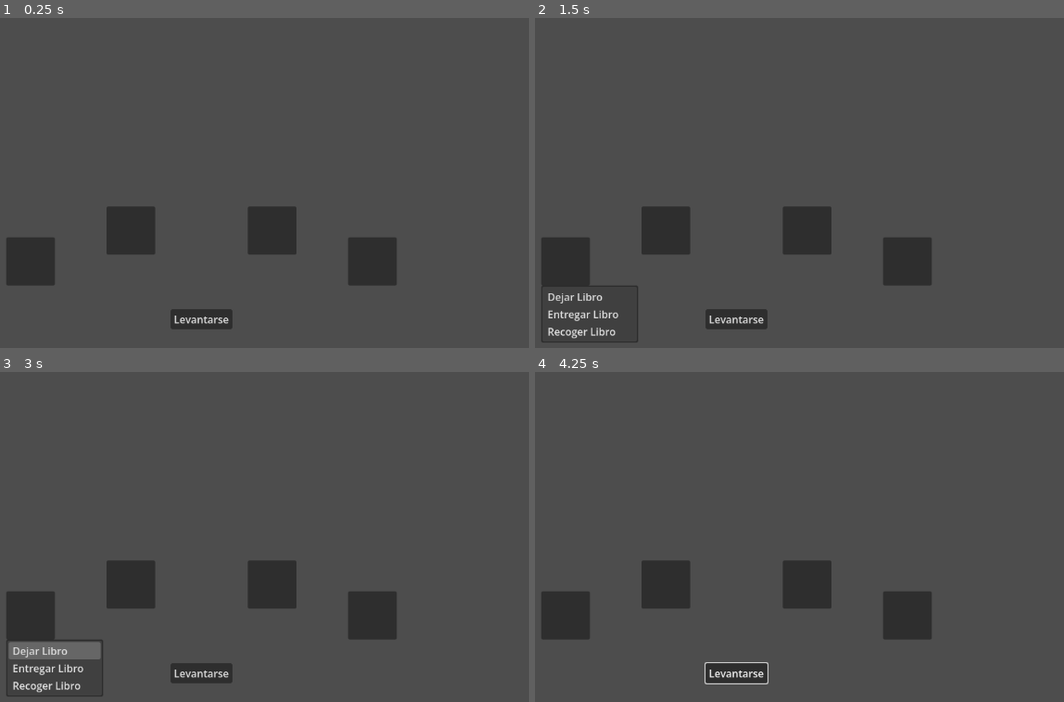
Above: before the commit, frames 1-4 (two rows, left to right).
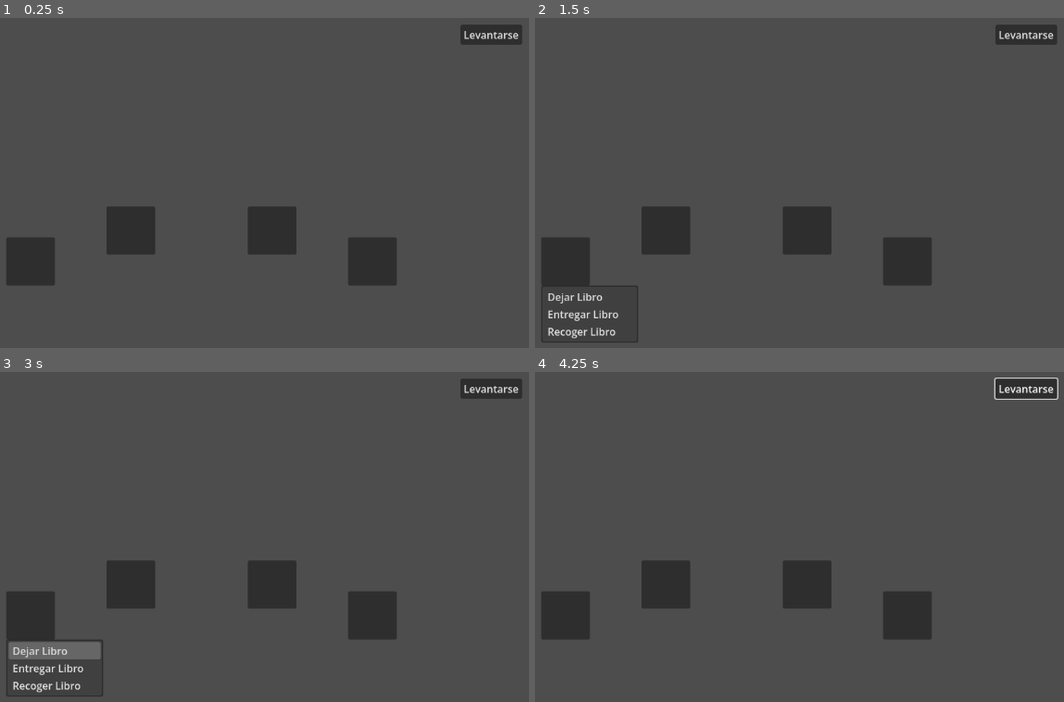
Above: after the commit, the same moments.

Repository: UrtaroPrograms/Library-of-Doppelgangers
Game: Godot game, scene res://Escenas/Escritorio/escritorio_escena.tscn
The game is run twice, just before and just after one commit, with the same random seed, the same clock (stepped at 60 frames per second) and the same inputs. This scene is started directly instead of the project's main scene.
Inputs (mouse positions are in pixels of both pictures, inside the frame that each line leads up to):
- Up to frame 1 (0.25 s): no input
- Up to frame 2 (1.5 s): click "Levantarse" at 0.5 s; click (566, 262) at 1.27 s
- Up to frame 3 (3 s): tap Enter at 2 s; hold Right (move_right) 2.03-2.78 s; tap Z (Interact) at 2.1, 2.85 s; tap Space at 2.75 s; hold Down (move_down) from 2.78 s (still down)
- Up to frame 4 (4.25 s): tap Enter at 3.5 s; release Down (move_down) at 3.53 s; hold Right (move_right) from 3.53 s (still down); tap Z (Interact) at 3.6 s

The runs differ from the first frame. In frame 1, 1.3% of the frame differs, in the area x 32-99%, y 1-95%; in frame 2, 1.3%; in frame 3, 1.3%; in frame 4, 1.4%.
Error before the commit: Invalid call. Nonexistent function '_depositItem' in base 'Nil'. (res://Escenas/Escritorio/slot_escritorio.gd:31)
Error after the commit: Invalid call. Nonexistent function '_depositItem' in base 'Nil'. (res://Escenas/Escritorio/slot_escritorio.gd:33)

Commit message:
Traido Dev-Lautaro a la par del main

Diff:
--- /dev/null
+++ b/library-of-doppelgangers/Arte/TileSet_Biblioteca.tres
@@ -0,0 +1,46 @@
+[gd_resource type="TileSet" format=3 uid="uid://dhg710khxcmwg"]
+
+[ext_resource type="Texture2D" uid="uid://syfc55ottvw0" path="res://Arte/TileSheet_Biblioteca.png" id="1_0pro1"]
+
+[sub_resource type="TileSetAtlasSource" id="TileSetAtlasSource_4ro0c"]
+texture = ExtResource("1_0pro1")
+texture_region_size = Vector2i(32, 32)
+0:0/0 = 0
+0:0/0/physics_layer_0/polygon_0/points = PackedVector2Array(-16, -16, 16, -16, 16, 16, -16, 16)
+0:1/0 = 0
+1:1/0 = 0
+3:1/0 = 0
+3:1/0/physics_layer_0/polygon_0/points = PackedVector2Array(-16, -16, 16, -16, 16, 16, -16, 16)
+4:1/0 = 0
+4:1/0/physics_layer_0/polygon_0/points = PackedVector2Array(-16, -16, 16, -16, 16, 16, -16, 16)
+6:1/0 = 0
+3:2/0 = 0
+3:2/0/physics_layer_0/polygon_0/points = PackedVector2Array(-16, -16, 16, -16, 16, 16, -16, 16)
+4:2/0 = 0
+4:2/0/physics_layer_0/polygon_0/points = PackedVector2Array(-16, -16, 16, -16, 16, 16, -16, 16)
+6:2/0 = 0
+6:2/0/physics_layer_0/polygon_0/points = PackedVector2Array(-16, -16, 16, -16, 16, 16, -16, 16)
+0:3/0 = 0
+1:3/0 = 0
+1:4/0 = 0
+1:4/0/physics_layer_0/polygon_0/points = PackedVector2Array(-10.935671, -16, 10.823797, -16, 10.879736, 7.131958, 16, 10.879734, 16, 16, -16, 16, -16, 11.215355, -10.935671, 6.9082108)
+3:4/0 = 0
+3:4/0/physics_layer_0/polygon_0/points = PackedVector2Array(-16, -16, 16, -16, 16, 16, -16, 16)
+4:4/0 = 0
+4:4/0/physics_layer_0/polygon_0/points = PackedVector2Array(-16, -16, 16, -16, 16, 16, -16, 16)
+6:4/0 = 0
+0:5/0 = 0
+0:5/0/physics_layer_0/polygon_0/points = PackedVector2Array(-16, 7.6821003, 16, 7.7497826, 16, 16, -16, 16)
+3:5/0 = 0
+3:5/0/physics_layer_0/polygon_0/points = PackedVector2Array(-16, -16, 16, -16, 16, 16, -16, 16)
+4:5/0 = 0
+4:5/0/physics_layer_0/polygon_0/points = PackedVector2Array(-16, -16, 16, -16, 16, 16, -16, 16)
+6:5/0 = 0
+6:5/0/physics_layer_0/polygon_0/points = PackedVector2Array(-16, -16, 16, -16, 16, 16, -16, 16)
+0:7/0 = 0
+0:7/0/physics_layer_0/polygon_0/points = PackedVector2Array(-0.12284851, -16, 16, -16, 16, 8.885853, 0.04094696, 8.722057)
+
+[resource]
+tile_size = Vector2i(32, 32)
+physics_layer_0/collision_layer = 1
+sources/1 = SubResource("TileSetAtlasSource_4ro0c")
--- /dev/null
+++ b/library-of-doppelgangers/Escenas/Biblioteca/TileSet_Biblioteca.tscn
@@ -0,0 +1,6 @@
+[gd_scene format=3 uid="uid://73s6v7oa40a5"]
+
+[ext_resource type="TileSet" uid="uid://dhg710khxcmwg" path="res://Arte/TileSet_Biblioteca.tres" id="1_k2ukr"]
+
+[node name="TileMapLayer" type="TileMapLayer" unique_id=212669544]
+tile_set = ExtResource("1_k2ukr")
--- a/library-of-doppelgangers/Escenas/Escritorio/escritorio_escena.gd
+++ b/library-of-doppelgangers/Escenas/Escritorio/escritorio_escena.gd
@@ -1,15 +1,55 @@
 extends Node2D
+var Cliente
+var Nombres = ["Jhonn", "Jhonny", "Jhonna", "Julia"]
+var Libros = ["La Historia del Universo enterita", "El Percebe Feo", "La Librería de los Doppelgangers","Las Aventuras de Pepe"]
+var escenaDerrota = preload("res://Escenas/Victoria y Derrota/escena_derrota.tscn").instantiate() #Cargamos la escena de derrota para luego poder pasar a ella.
+var slots
+var clienteEsperando = false
 
 signal Levantarse
 # Called when the node enters the scene tree for the first time.
 func _ready() -> void:
-	pass
-
+	slots = get_tree().get_nodes_in_group("Slots Escritorio")
+	if Global.Cliente_en_escritorio && !clienteEsperando:
+		Cliente = preload("res://Escenas/NPCs/npc_cliente.tscn").instantiate()
+		add_child(Cliente)
+		Cliente.generador = Global.Generador
+		Cliente.Nombre_Cliente = Nombres.pick_random()
+		Cliente.Libro_Pedido = Libros.pick_random()
+		for each in slots:
+			each.entregar_libro.connect(Cliente.recibir_libro)
+		clienteEsperando = true
 
 # Called every frame. 'delta' is the elapsed time since the previous frame.
 func _process(delta: float) -> void:
-	pass
-
+	if is_instance_valid(Cliente):
+		Cliente.global_position = Vector2(570.0, 290.0)
+	hablar()
 
 func _on_levantarse_pressed():	#Al apretar el botón, nos levantamos y volvemos a la escena original.
 	emit_signal("Levantarse")
+
+func hablar():
+	if Input.is_action_just_pressed("Interact") && clienteEsperando:
+		Cliente.Pedir_Libro()
+
+
+func chequearCliente():
+	if Global.Cliente_en_escritorio && !clienteEsperando:
+		Cliente = preload("res://Escenas/NPCs/npc_cliente.tscn").instantiate()
+		add_child(Cliente)
+		Cliente.generador = Global.Generador
+		Cliente.Nombre_Cliente = Nombres.pick_random()
+		Cliente.Libro_Pedido = Libros.pick_random()
+		for each in slots:
+			each.entregar_libro.connect(Cliente.recibir_libro)
+		clienteEsperando = true
+
+
+func derrota(mensaje: String):
+	var arbolActual = get_tree()
+	var escenaActual = arbolActual.get_current_scene()
+	escenaDerrota.mensaje = mensaje
+	arbolActual.get_root().add_child(escenaDerrota)
+	arbolActual.get_root().remove_child(escenaActual)
+	arbolActual.set_current_scene(escenaDerrota)
--- a/library-of-doppelgangers/Escenas/Escritorio/escritorio_escena.tscn
+++ b/library-of-doppelgangers/Escenas/Escritorio/escritorio_escena.tscn
@@ -12,10 +12,10 @@
 anchor_top = 0.5
 anchor_right = 1.0
 anchor_bottom = 0.5
-offset_left = 528.0
-offset_top = 504.0
-offset_right = 624.0
-offset_bottom = 535.0
+offset_left = 979.0
+offset_top = 61.0
+offset_right = 1075.0
+offset_bottom = 92.0
 grow_horizontal = 0
 grow_vertical = 2
 size_flags_horizontal = 4
@@ -28,4 +28,14 @@
 offset_right = 32.0
 offset_bottom = 328.0
 
+[node name="Slot" parent="Slot Escritorio" index="0" unique_id=2106496043 groups=["Slots Escritorio"]]
+
+[node name="Slot2" parent="Slot Escritorio" index="1" unique_id=1827626129 groups=["Slots Escritorio"]]
+
+[node name="Slot3" parent="Slot Escritorio" index="2" unique_id=1718583876 groups=["Slots Escritorio"]]
+
+[node name="Slot4" parent="Slot Escritorio" index="3" unique_id=864963978 groups=["Slots Escritorio"]]
+
 [connection signal="pressed" from="Button" to="." method="_on_levantarse_pressed"]
+
+[editable path="Slot Escritorio"]
--- a/library-of-doppelgangers/Escenas/Escritorio/slot_escritorio.gd
+++ b/library-of-doppelgangers/Escenas/Escritorio/slot_escritorio.gd
@@ -2,6 +2,8 @@
 
 var inventario
 var heldItem
+var libro_actual = ""
+signal entregar_libro(libro)
 # Called when the node enters the scene tree for the first time.
 func _ready():
 	$MenuButton.get_popup().id_pressed.connect(_on_menu_button_pressed)	#Con esto nos conectamos al botón menú que lleva cada slot.
@@ -10,7 +12,7 @@
 
 # Called every frame. 'delta' is the elapsed time since the previous frame.
 func _process(delta: float) -> void:
-	pass
+	libro_actual = heldItem
 
 func _addItem(item):	#Función para añadir un objeto al inventario. Es solo la parte visual.
 	$TextureRect.texture = item._giveAppearance()
@@ -30,8 +32,12 @@
 			else:
 				inventario._depositItem(self)
 
-		1: #Entregar Libro. Todavía no hay clientes así que no se implementa.
-			print("segunda opcion")
+		1: #Entregar Libro.
+			if(libro_actual):
+				entregar_libro.emit(libro_actual)
+				$"../..".clienteEsperando = false
+			else:
+				print("No hay un libro que entregar!")
 		2: #Recoger
 			if heldItem:
 				inventario._pickupFromDesk(heldItem,self)
--- /dev/null
+++ b/library-of-doppelgangers/Escenas/NPCs/Global.gd
@@ -0,0 +1,4 @@
+extends Node
+var Cliente_en_escritorio = false
+var Cliente_Atendido = false
+var Generador = null
--- /dev/null
+++ b/library-of-doppelgangers/Escenas/NPCs/cuadro_de_dialogo.tscn
@@ -0,0 +1,61 @@
+[gd_scene format=3 uid="uid://cy4g5xnwttlim"]
+
+[ext_resource type="Texture2D" uid="uid://c5omtyu12f1x8" path="res://Arte/Cuadro de Dialogo.png" id="1_ggclh"]
+
+[node name="Cuadro de dialogo" type="Control" unique_id=1465766419]
+layout_mode = 3
+anchors_preset = 15
+anchor_right = 1.0
+anchor_bottom = 1.0
+grow_horizontal = 2
+grow_vertical = 2
+
+[node name="BoxContainer" type="BoxContainer" parent="." unique_id=1738023922]
+layout_mode = 1
+anchors_preset = 7
+anchor_left = 0.5
+anchor_top = 1.0
+anchor_right = 0.5
+anchor_bottom = 1.0
+offset_left = -450.0
+offset_top = -248.0
+offset_right = 450.0
+grow_horizontal = 2
+grow_vertical = 0
+
+[node name="Imagen_dialogo" type="TextureRect" parent="BoxContainer" unique_id=1033325590]
+layout_mode = 2
+size_flags_horizontal = 4
+size_flags_vertical = 8
+texture = ExtResource("1_ggclh")
+
+[node name="Nombre" type="RichTextLabel" parent="BoxContainer/Imagen_dialogo" unique_id=887349520]
+layout_mode = 1
+anchors_preset = 7
+anchor_left = 0.5
+anchor_top = 1.0
+anchor_right = 0.5
+anchor_bottom = 1.0
+offset_left = -178.0
+offset_top = -229.0
+offset_right = 429.0
+offset_bottom = -194.0
+grow_horizontal = 2
+grow_vertical = 0
+
+[node name="Dialogo" type="RichTextLabel" parent="BoxContainer/Imagen_dialogo" unique_id=186623952]
+layout_mode = 1
+anchors_preset = 7
+anchor_left = 0.5
+anchor_top = 1.0
+anchor_right = 0.5
+anchor_bottom = 1.0
+offset_left = -177.0
+offset_top = -177.0
+offset_right = 425.0
+offset_bottom = -30.0
+grow_horizontal = 2
+grow_vertical = 0
+
+[node name="Imagen_Rostro" type="TextureRect" parent="BoxContainer" unique_id=2123379911]
+layout_mode = 2
--- /dev/null
+++ b/library-of-doppelgangers/Escenas/NPCs/npc_cliente.gd
@@ -0,0 +1,34 @@
+extends CharacterBody2D
+var Nombre_Cliente = ""
+var Libro_Pedido = ""
+@onready var UI = $"Cuadro de dialogo"
+@onready var Nombre_Texto = $"Cuadro de dialogo/BoxContainer/Imagen_dialogo/Nombre"
+@onready var Dialogo = $"Cuadro de dialogo/BoxContainer/Imagen_dialogo/Dialogo"
+var Velocidad_Movimiento = 200.0
+var Objetivo = Vector2.ZERO
+var generador
+
+func _ready():
+	UI.visible = false
+
+func _physics_process(delta: float) -> void:
+	var direccion = (Objetivo - global_position).normalized()
+	velocity = direccion * Velocidad_Movimiento
+	move_and_slide()
+
+
+func Pedir_Libro():
+	if UI != null:
+		UI.visible = true
+		Nombre_Texto.text = Nombre_Cliente
+		Dialogo.text = "Hola, quisiera " + Libro_Pedido
+
+func recibir_libro(libro):
+	print("Libro entregado")
+	if libro.nombreDelLibro == Libro_Pedido:
+		Global.Cliente_Atendido = true
+		Global.Cliente_en_escritorio = false
+		generador.Salir_de_biblioteca()
+		queue_free()
+	else:
+		get_tree().call_group("Escenas","derrota", "Los clientes tienen poca paciencia para el mal servicio.")
--- /dev/null
+++ b/library-of-doppelgangers/Escenas/NPCs/npc_cliente.tscn
@@ -0,0 +1,42 @@
+[gd_scene format=3 uid="uid://dq71dsx6r3rxw"]
+
+[ext_resource type="Script" uid="uid://bpsdwi0ditgcb" path="res://Escenas/NPCs/npc_cliente.gd" id="1_5oh06"]
+[ext_resource type="Texture2D" uid="uid://yoe6dvjh1j1y" path="res://icon.svg" id="1_jwmx3"]
+[ext_resource type="PackedScene" uid="uid://cy4g5xnwttlim" path="res://Escenas/NPCs/cuadro_de_dialogo.tscn" id="3_ii3nr"]
+
+[sub_resource type="SpriteFrames" id="SpriteFrames_jwmx3"]
+animations = [{
+"frames": [{
+"duration": 1.0,
+"texture": ExtResource("1_jwmx3")
+}],
+"loop": true,
+"name": &"default",
+"speed": 5.0
+}]
+
+[sub_resource type="RectangleShape2D" id="RectangleShape2D_ii3nr"]
+size = Vector2(126, 124)
+
+[node name="NPC_Cliente" type="CharacterBody2D" unique_id=950580755 groups=["npc"]]
+script = ExtResource("1_5oh06")
+
+[node name="AnimatedSprite2D" type="AnimatedSprite2D" parent="." unique_id=383111031]
+sprite_frames = SubResource("SpriteFrames_jwmx3")
+
+[node name="CollisionShape2D" type="CollisionShape2D" parent="." unique_id=230869091]
+position = Vector2(0, 1)
+shape = SubResource("RectangleShape2D_ii3nr")
+
+[node name="Cuadro de dialogo" parent="." unique_id=1465766419 instance=ExtResource("3_ii3nr")]
+anchors_preset = 1
+anchor_left = 1.0
+anchor_bottom = 0.0
+offset_left = -6.0
+offset_top = 385.0
+offset_right = -6.0
+offset_bottom = 385.0
+grow_horizontal = 0
+grow_vertical = 1
+
+[editable path="Cuadro de dialogo"]
--- a/library-of-doppelgangers/Escenas/escena_testeo.gd
+++ b/library-of-doppelgangers/Escenas/escena_testeo.gd
@@ -28,6 +28,7 @@
 	for each in interfaces:
 		self.remove_child(each)
 		arbolActual.get_root().add_child(each)
+	escenaEscritorio.chequearCliente()
 
 func _volverAEscenaPrincipal():	#Hacemos lo mismo, excepto que ahora quitamos la escena actual y volvemos a la escena original.
 	var arbolActual = Engine.get_main_loop()
@@ -39,6 +40,12 @@
 	arbolActual.get_root().remove_child(escenaActual)
 	arbolActual.set_current_scene(self)
 
+
+
+func _on_area_2d_body_entered(body: Node2D) -> void:
+	if body.is_in_group("npc"):
+		Global.Cliente_en_escritorio = true
+		print("true")
 
 func victoria():
 	$TemporizadorPuerta.stop()	#El temporizador de victoria sobreescribe al de la derrota, por ende lo detiene.
--- a/library-of-doppelgangers/Escenas/escena_testeo.tscn
+++ b/library-of-doppelgangers/Escenas/escena_testeo.tscn
@@ -6,8 +6,12 @@
 [ext_resource type="PackedScene" uid="uid://c3rpxlgf30ooo" path="res://Personaje_Jugable/Inventario/inventario.tscn" id="3_im4fa"]
 [ext_resource type="PackedScene" uid="uid://cnf61quystbo2" path="res://Objetos Interactuables/Escritorio/escritorio.tscn" id="4_5n0i8"]
 [ext_resource type="PackedScene" uid="uid://ctgh2uby6krd3" path="res://barra_puerta.tscn" id="6_nuepx"]
+[ext_resource type="Script" uid="uid://cep44n3gwp1dp" path="res://Escenas/generador_npc.gd" id="6_tdbtd"]
 [ext_resource type="PackedScene" uid="uid://grn7gbjwfa" path="res://Objetos Interactuables/Cerrojo/cerrojo.tscn" id="7_67la5"]
 [ext_resource type="PackedScene" uid="uid://wbbavuv5lga3" path="res://Objetos Interactuables/Puerta/puerta.tscn" id="8_2b66a"]
+
+[sub_resource type="CircleShape2D" id="CircleShape2D_nuepx"]
+radius = 46.52956
 
 [node name="Escena_testeo" type="Node2D" unique_id=83255710 groups=["Escenas"]]
 script = ExtResource("1_im4fa")
@@ -44,6 +48,31 @@
 [node name="Escritorio" parent="." unique_id=1145544049 instance=ExtResource("4_5n0i8")]
 position = Vector2(926, 288)
 
+[node name="GeneradorNpc" type="Node2D" parent="." unique_id=332389218]
+position = Vector2(3, 363)
+script = ExtResource("6_tdbtd")
+
+[node name="Timer" type="Timer" parent="GeneradorNpc" unique_id=423843825]
+wait_time = 15.0
+autostart = true
+
+[node name="PuntoA" type="Marker2D" parent="." unique_id=421835181]
+position = Vector2(5, 361)
+
+[node name="PuntoB" type="Marker2D" parent="." unique_id=366449178]
+position = Vector2(830, 383)
+
+[node name="Area2D" type="Area2D" parent="PuntoB" unique_id=116631181]
+
+[node name="CollisionShape2D" type="CollisionShape2D" parent="PuntoB/Area2D" unique_id=651135653]
+shape = SubResource("CircleShape2D_nuepx")
+
+[node name="PuntoC" type="Marker2D" parent="." unique_id=207739696]
+position = Vector2(827, 221)
+
+[node name="PuntoD" type="Marker2D" parent="." unique_id=1997618118]
+position = Vector2(6, 224)
+
 [node name="TemporizadorVictoria" type="Timer" parent="." unique_id=2002237352 groups=["Interfaz"]]
 wait_time = 30.0
 one_shot = true
@@ -60,3 +89,6 @@
 
 [node name="Puerta" parent="." unique_id=405713005 instance=ExtResource("8_2b66a")]
 position = Vector2(812, 22)
+
+[connection signal="timeout" from="GeneradorNpc/Timer" to="GeneradorNpc" method="_on_timer_timeout"]
+[connection signal="body_entered" from="PuntoB/Area2D" to="." method="_on_area_2d_body_entered"]
--- /dev/null
+++ b/library-of-doppelgangers/Escenas/generador_npc.gd
@@ -0,0 +1,20 @@
+extends Node2D
+
+@onready var Cliente = preload("res://Escenas/NPCs/npc_cliente.tscn").instantiate()
+@onready var PuntoA = $"../PuntoA"
+@onready var PuntoB = $"../PuntoB"
+@onready var PuntoC = $"../PuntoC"
+@onready var PuntoD = $"../PuntoD"
+
+func _ready():
+	Global.Generador = self
+func _on_timer_timeout() -> void:
+	add_child(Cliente)
+	Cliente.global_position = PuntoA.global_position
+	Cliente.Objetivo = PuntoB.global_position
+
+func Salir_de_biblioteca():
+	if Global.Cliente_Atendido:
+		Cliente.global_position = PuntoC.global_position
+		Cliente.Objetivo = PuntoD.global_position
+	Global.Cliente_Atendido = false
--- a/library-of-doppelgangers/project.godot
+++ b/library-of-doppelgangers/project.godot
@@ -15,32 +15,41 @@
 config/features=PackedStringArray("4.6", "Forward Plus")
 config/icon="res://icon.svg"
 
+[autoload]
+
+Global="*uid://b6i7k7wedqod8"
+
 [global_group]
 
 Escenas=""
 Interfaz=""
 Inventario=""
+npc=""
 
 [input]
 
 move_left={
 "deadzone": 0.2,
 "events": [null, Object(InputEventKey,"resource_local_to_scene":false,"resource_name":"","device":-1,"window_id":0,"alt …(201 unchanged characters)…
+, Object(InputEventKey,"resource_local_to_scene":false,"resource_name":"","device":-1,"window_id":0,"alt_pressed":false,"shift_pressed":false,"ctrl_pressed":false,"meta_pressed":false,"pressed":false,"keycode":0,"physical_keycode":65,"key_label":0,"unicode":97,"location":0,"echo":false,"script":null)
 ]
 }
 move_right={
 "deadzone": 0.2,
 "events": [Object(InputEventKey,"resource_local_to_scene":false,"resource_name":"","device":-1,"window_id":0,"alt_press …(195 unchanged characters)…
+, Object(InputEventKey,"resource_local_to_scene":false,"resource_name":"","device":-1,"window_id":0,"alt_pressed":false,"shift_pressed":false,"ctrl_pressed":false,"meta_pressed":false,"pressed":false,"keycode":0,"physical_keycode":68,"key_label":0,"unicode":100,"location":0,"echo":false,"script":null)
 ]
 }
 move_up={
 "deadzone": 0.2,
 "events": [Object(InputEventKey,"resource_local_to_scene":false,"resource_name":"","device":-1,"window_id":0,"alt_press …(195 unchanged characters)…
+, Object(InputEventKey,"resource_local_to_scene":false,"resource_name":"","device":-1,"window_id":0,"alt_pressed":false,"shift_pressed":false,"ctrl_pressed":false,"meta_pressed":false,"pressed":false,"keycode":0,"physical_keycode":87,"key_label":0,"unicode":119,"location":0,"echo":false,"script":null)
 ]
 }
 move_down={
 "deadzone": 0.2,
 "events": [Object(InputEventKey,"resource_local_to_scene":false,"resource_name":"","device":-1,"window_id":0,"alt_press …(195 unchanged characters)…
+, Object(InputEventKey,"resource_local_to_scene":false,"resource_name":"","device":-1,"window_id":0,"alt_pressed":false,"shift_pressed":false,"ctrl_pressed":false,"meta_pressed":false,"pressed":false,"keycode":0,"physical_keycode":83,"key_label":0,"unicode":115,"location":0,"echo":false,"script":null)
 ]
 }
 Interact={
Binary file added: library-of-doppelgangers/Arte/Cuadro de Dialogo.png
Not shown, added: library-of-doppelgangers/Arte/Cuadro de Dialogo.png.import
Binary file added: library-of-doppelgangers/Arte/TileSheet_Biblioteca.png
Not shown, added: library-of-doppelgangers/Arte/TileSheet_Biblioteca.png.import
Not shown, added: library-of-doppelgangers/Escenas/NPCs/Global.gd.uid
Not shown, added: library-of-doppelgangers/Escenas/NPCs/npc_cliente.gd.uid
Not shown, added: library-of-doppelgangers/Escenas/generador_npc.gd.uid
